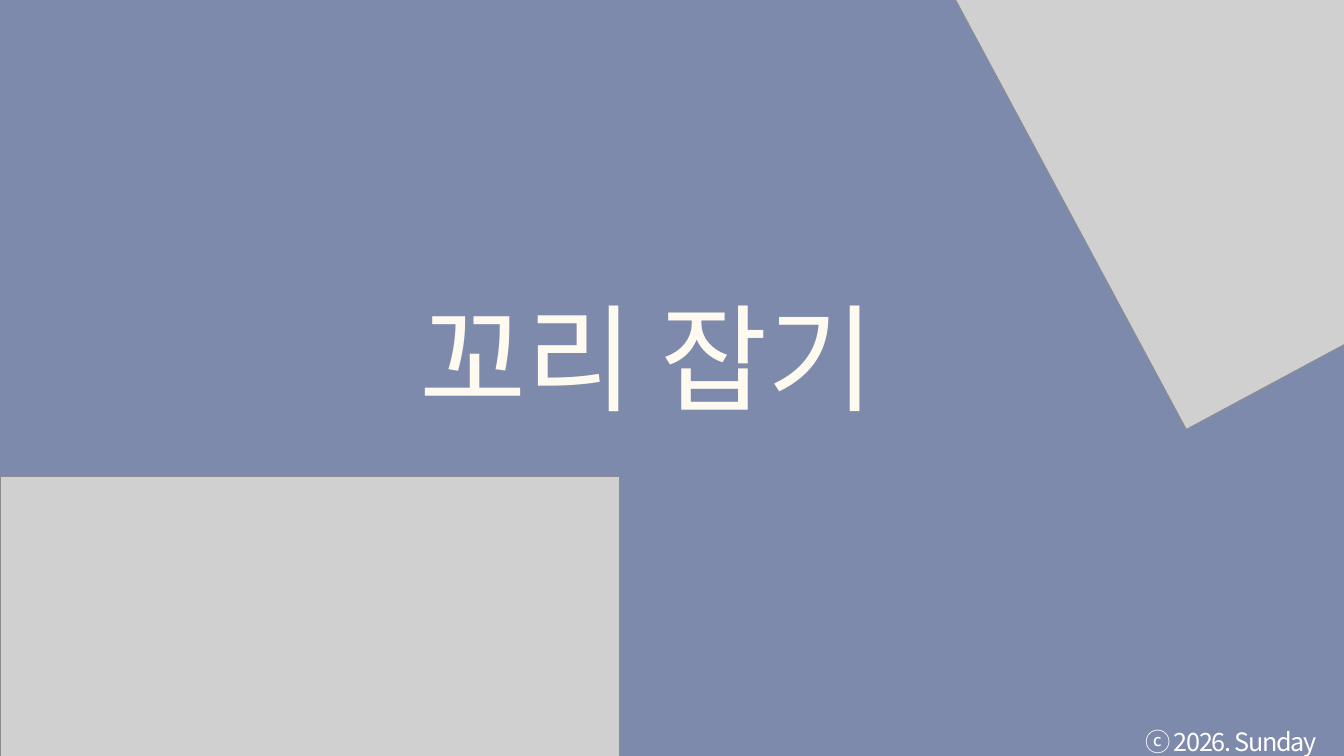
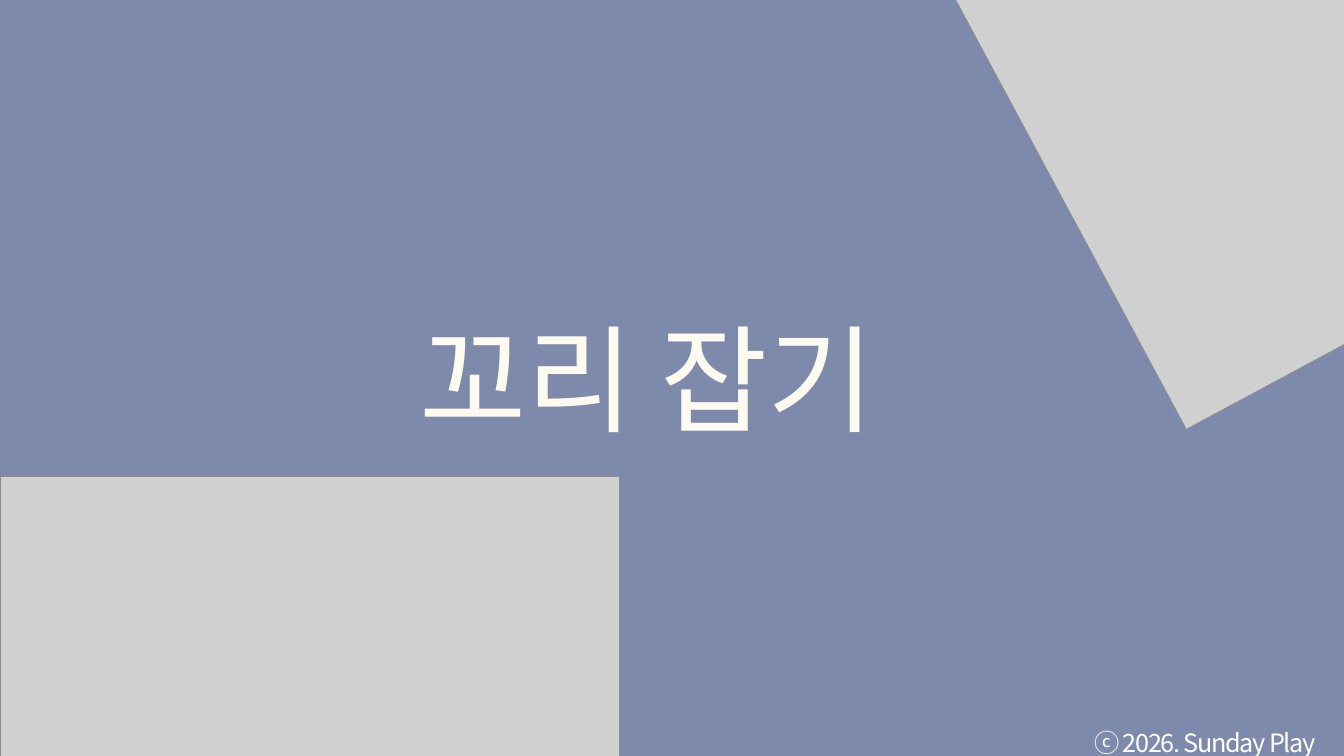
Before and after one commit to tkdgns25300/sunday_play, a slide deck: slide 4 of public/downloads/games/tail-catch/rules.pptx. Drawn at 1344x756 pixels with LibreOffice and Linux fonts; fonts in the diff are those of the drawing; grey boxes stand for pictures. Boxes give left, top, right and bottom in pixels: in the first picture for what was removed or moved away, otherwise in the second. Text is boxed around its words. In the diff, an @@ line names an element or a change of style, - is before the commit and + after.

```diff
--- a/public/downloads/games/tail-catch/rules.pptx
+++ b/public/downloads/games/tail-catch/rules.pptx
@@ text "꼬리 잡기": place and size @@
-text "꼬리 잡기" at box(419, 305, 875, 411)
+text "꼬리 잡기" at box(419, 326, 875, 432)
@@ text "꼬리 잡기" at box(419, 326, 875, 432): font Roboto to Noto Sans CJK KR @@
@@ text "ⓒ 2026. Sunday Play" rewrapped from box(1145, 730, 1317, 756) to box(1094, 731, 1316, 756) @@
```
Also in this commit, not shown: 4 other slides changed, 3 other files.
